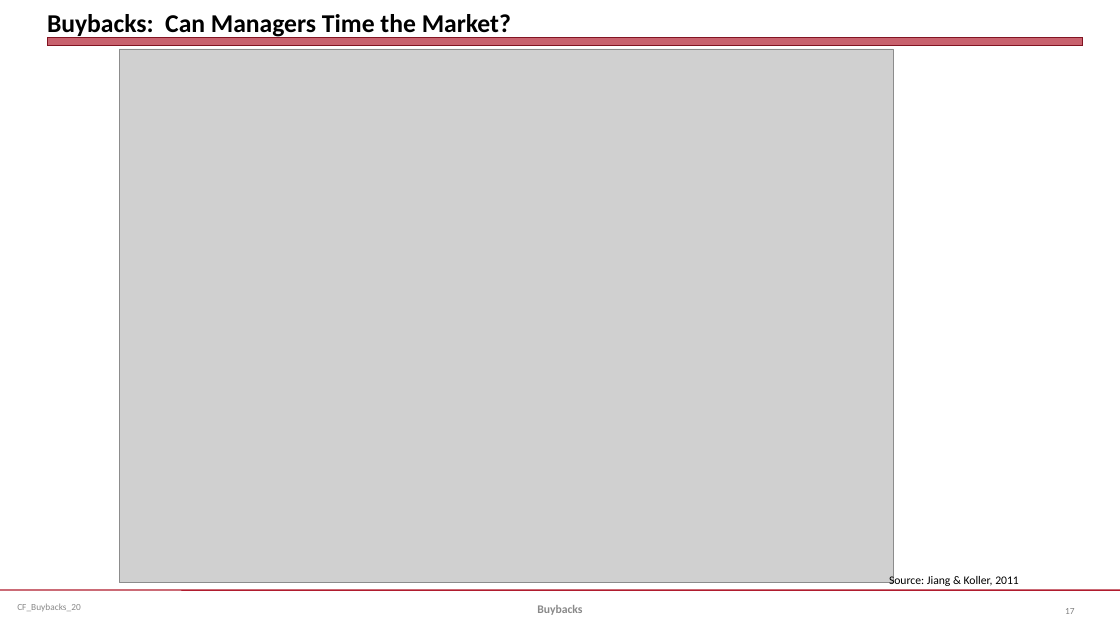
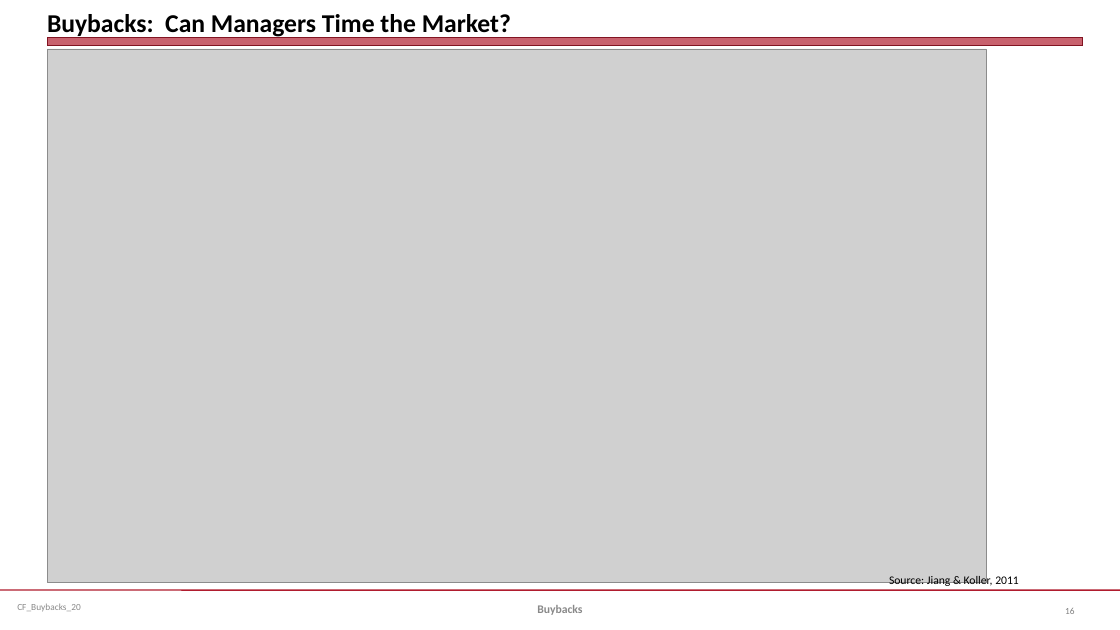
Before and after one commit to jmc877/Corporate-Finance, a slide deck: slide 16 of slides/CF_Buybacks_20.pptx (slide 17 before the commit). Drawn at 1120x630 pixels with LibreOffice and Linux fonts; fonts in the diff are those of the drawing; grey boxes stand for pictures. Boxes give left, top, right and bottom in pixels: in the first picture for what was removed or moved away, otherwise in the second. Text is boxed around its words. In the diff, an @@ line names an element or a change of style, - is before the commit and + after.

```diff
--- a/slides/CF_Buybacks_20.pptx
+++ b/slides/CF_Buybacks_20.pptx
@@ picture: place and size @@
-picture at (119,49,894,583)
+picture at (47,49,986,583)
@@ page number at (1065,608,1074,614): text changed @@
-17
+16
```
Also in this commit, not shown: 5 other slides changed, 1 slide removed, 2 other files.
